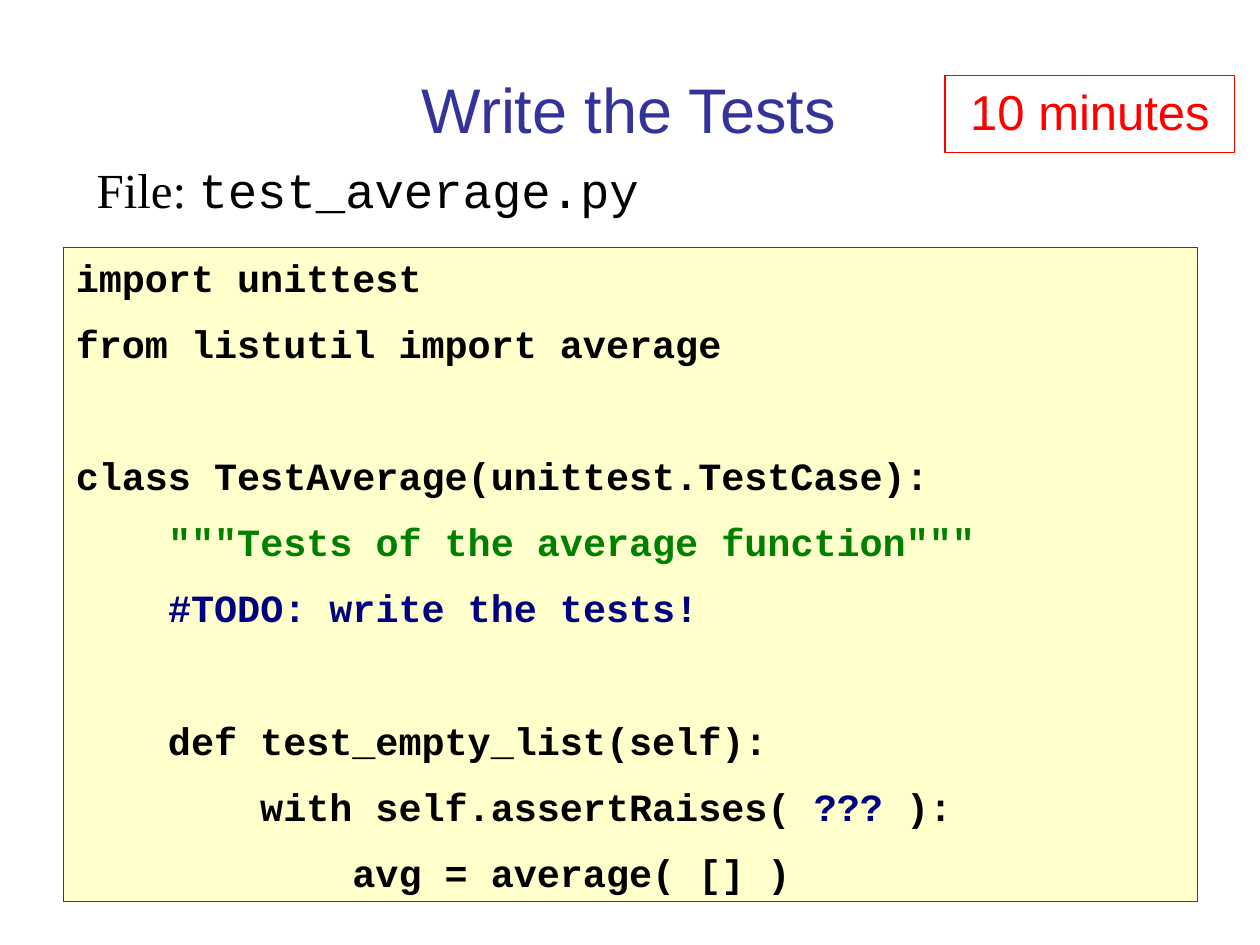
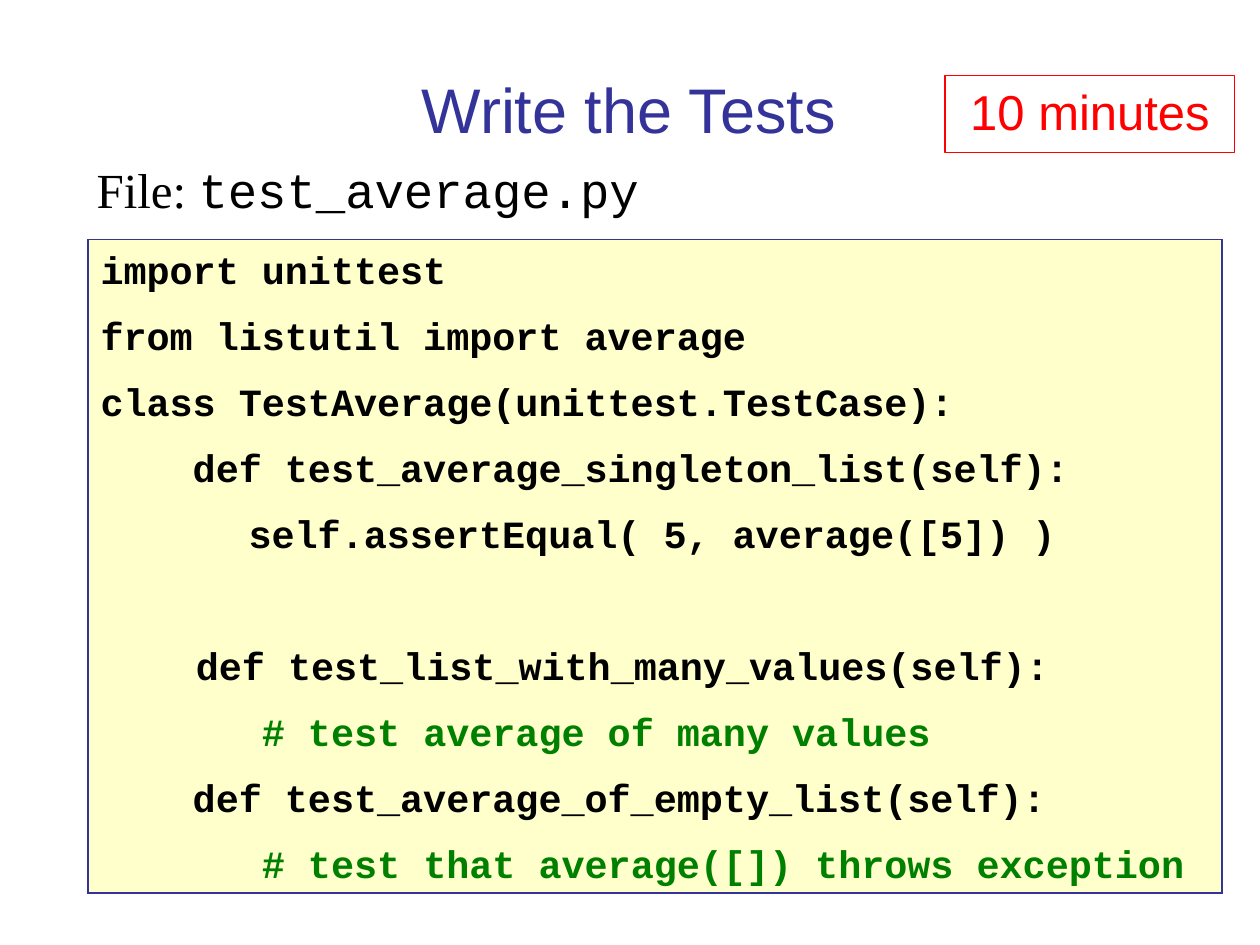
Before and after one commit to cpske/ISP, a slide deck: slide 20 of testing/PythonUnitTesting.ppt. Drawn at 1260x945 pixels with LibreOffice and Linux fonts; fonts in the diff are those of the drawing. Boxes give left, top, right and bottom in pixels: in the first picture for what was removed or moved away, otherwise in the second. Text is boxed around its words. In the diff, an @@ line names an element or a change of style, - is before the commit and + after.

```diff
--- a/testing/PythonUnitTesting.ppt
+++ b/testing/PythonUnitTesting.ppt
@@ rectangle "import unittest": place and size @@
-rectangle "import unittest" at <box>63,248,1197,902</box>
+rectangle "import unittest" at <box>88,239,1222,893</box>
@@ text in rectangle at <box>193,454,1185,886</box>: text changed @@
-"""Tests of the average function"""
-#TODO: write the tests!
-def test_empty_list(self):
-with self.assertRaises( ??? ):
-avg = average( [] )
+def test_average_singleton_list(self):
+self.assertEqual( 5, average([5]) )
+def test_list_with_many_values(self):
+# test average of many values
+def test_average_of_empty_list(self):
+# test that average([]) throws exception
```
Also in this commit, not shown: 2 other slides changed, 3 other files.
